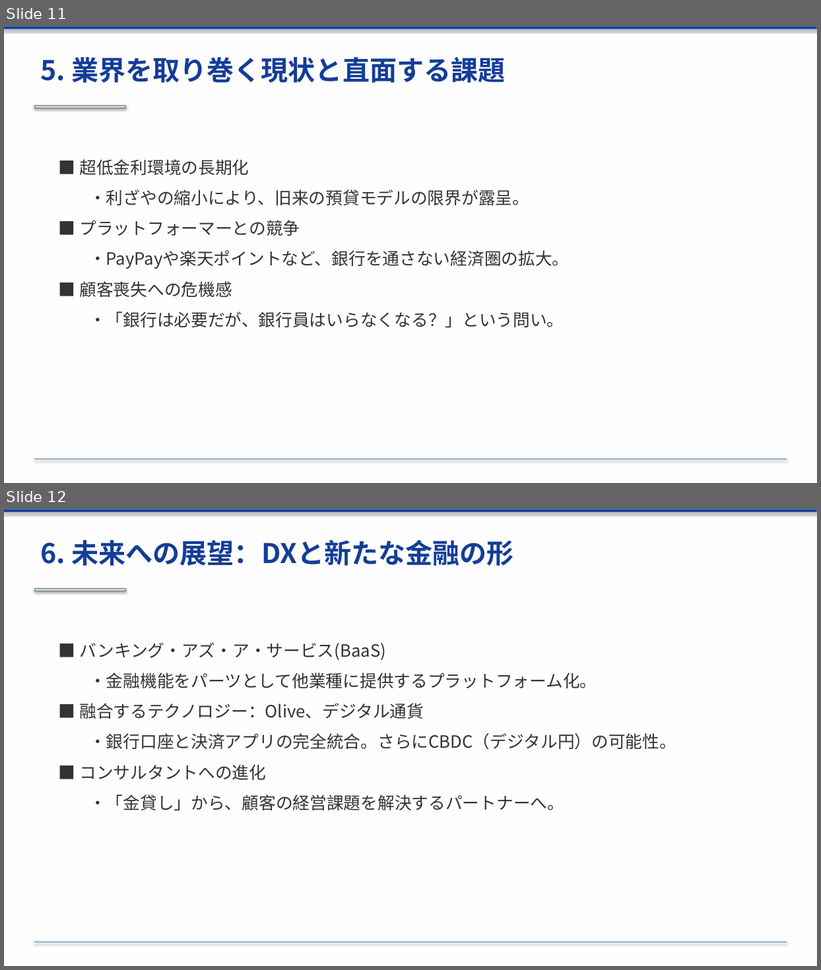
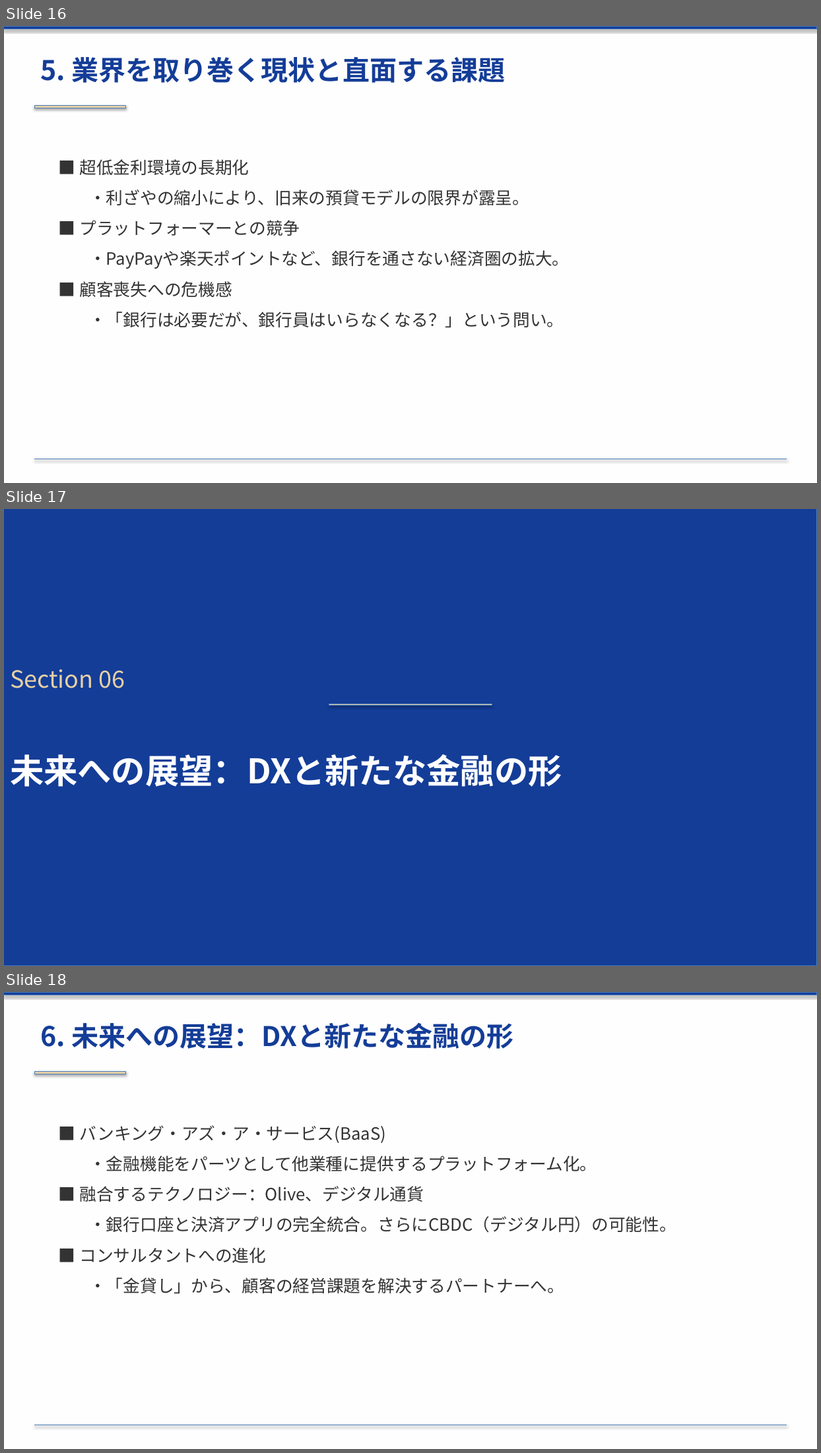
Before and after one commit to xilicrysta/bank-pptx, a slide deck: bank_industry_presentation.pptx. Shown one above the other, each under a label of ours: slides 11 and 12 before the commit, slides 16, 17 and 18 after it. The pictures are 821x970 and 821x1453 pixels, drawn with LibreOffice and Linux fonts; fonts in the diff are those of the drawing. Boxes give left, top, right and bottom in pixels: in the first picture for what was removed or moved away, otherwise in the second. Text is boxed around its words. In the diff, an @@ line names an element or a change of style, - is before the commit and + after.

```diff
--- a/bank_industry_presentation.pptx
+++ b/bank_industry_presentation.pptx
@@ slide 17 added at box(4, 509, 817, 966), background #FFFFFF @@
@@ rectangle added at box(4, 509, 817, 966), fill #143D98, outline #4B7EBC 0.75 pt @@
@@ text added at box(10, 669, 125, 689), 28 pt, text #E6D0A4 @@
+Section 06
@@ rectangle added at box(329, 704, 492, 706), fill #E6D0A4, outline #4B7EBC 0.75 pt @@
@@ text added at box(10, 755, 562, 787), 40 pt, text #FEFEFE, bold @@
+未来への展望：DXと新たな金融の形
@@ what was slide 11 is now slide 16 @@
@@ what was slide 12 is now slide 18 @@
```
Also in this commit, not shown: 2 slides changed, 5 other slides added, 1 other file.
